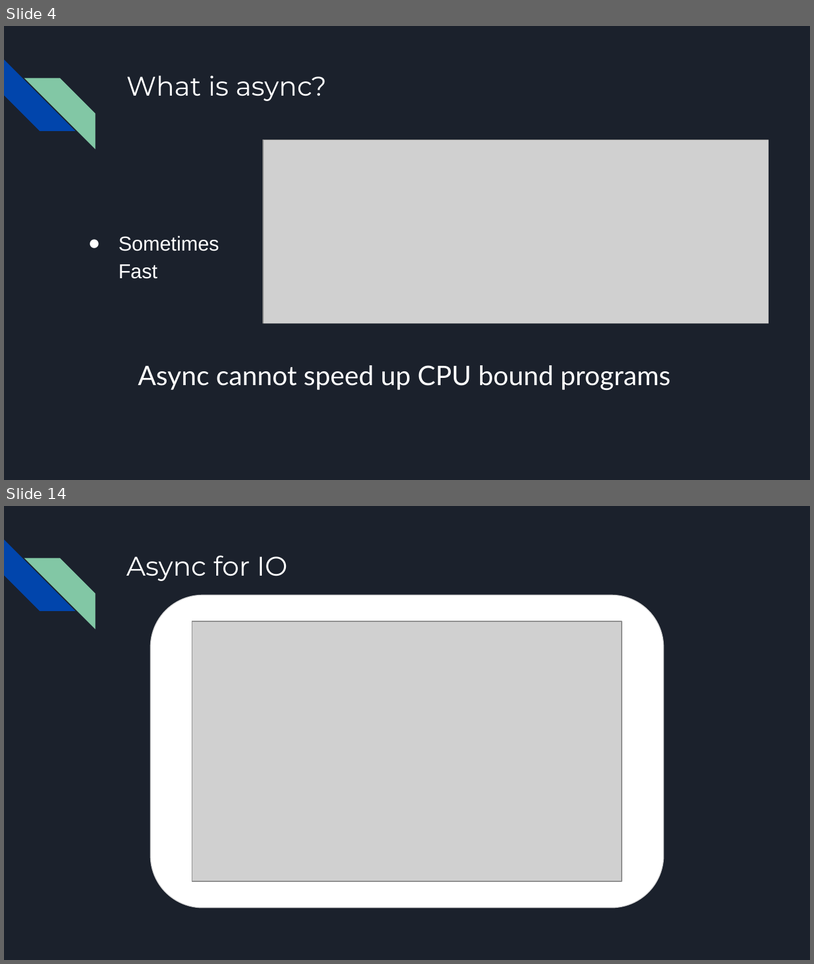
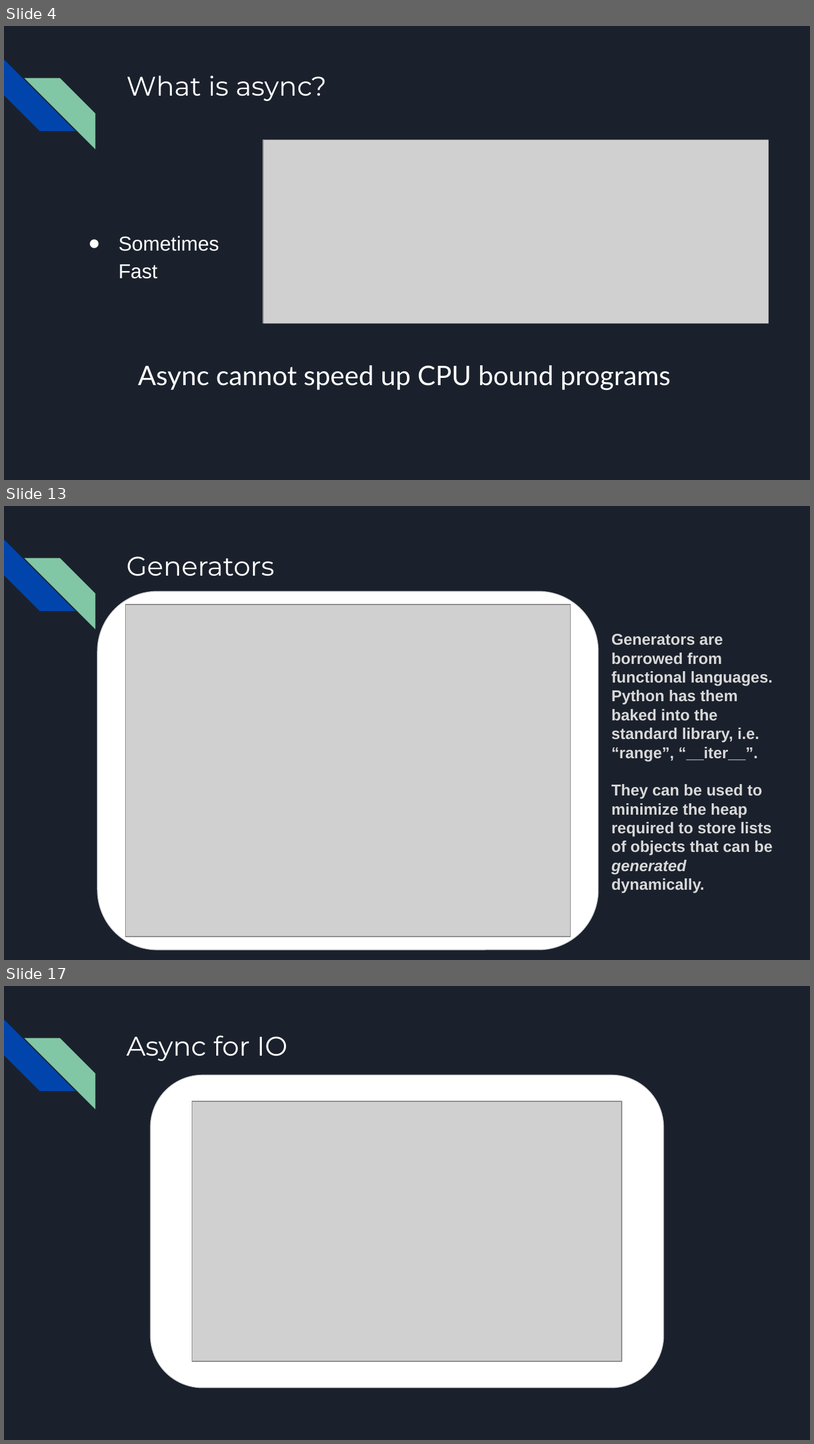
Before and after one commit to tylerjohnhaden/AsyncPresentation, a slide deck: AsyncPresentation.pptx. Shown one above the other, each under a label of ours: slides 4 and 14 before the commit, slides 4, 13 and 17 after it; the slides between them are not shown. The pictures are 814x964 and 814x1444 pixels, drawn with LibreOffice and Linux fonts; fonts in the diff are those of the drawing; grey boxes stand for pictures. Boxes give left, top, right and bottom in pixels: in the first picture for what was removed or moved away, otherwise in the second. Text is boxed around its words. In the diff, an @@ line names an element or a change of style, - is before the commit and + after.

```diff
--- a/AsyncPresentation.pptx
+++ b/AsyncPresentation.pptx
@@ slide 13 added at (4, 506, 810, 960), background #1B212C; not listed: 2 template elements that a slide beside it also shows @@
@@ title added at (126, 556, 275, 576), 24 pt, text #FFFFFF @@
+Generators
@@ rounded rectangle added at (98, 591, 599, 949), fill #FFFFFF, outline #D9D9D9 0.75 pt @@
@@ picture added at (126, 604, 571, 936) @@
@@ text added at (612, 633, 773, 893), 14 pt, text #D9D9D9, bold @@
+Generators are borrowed from functional languages. Python has them baked into the standard library, i.e. “range”, “__iter__”.
+They can be used to minimize the heap required to store lists of objects that can be generated dynamically.
@@ what was slide 14 is now slide 17 @@
```
Also in this commit, not shown: 3 slides changed, 13 other slides added, 10 slides removed.
